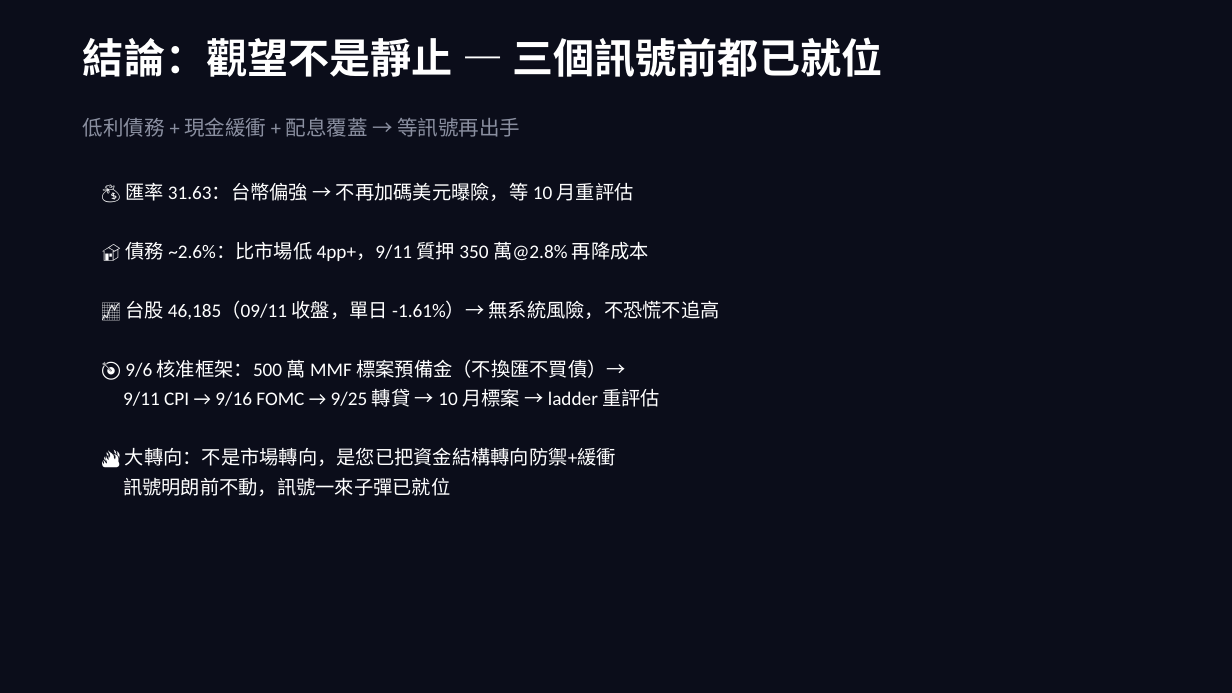
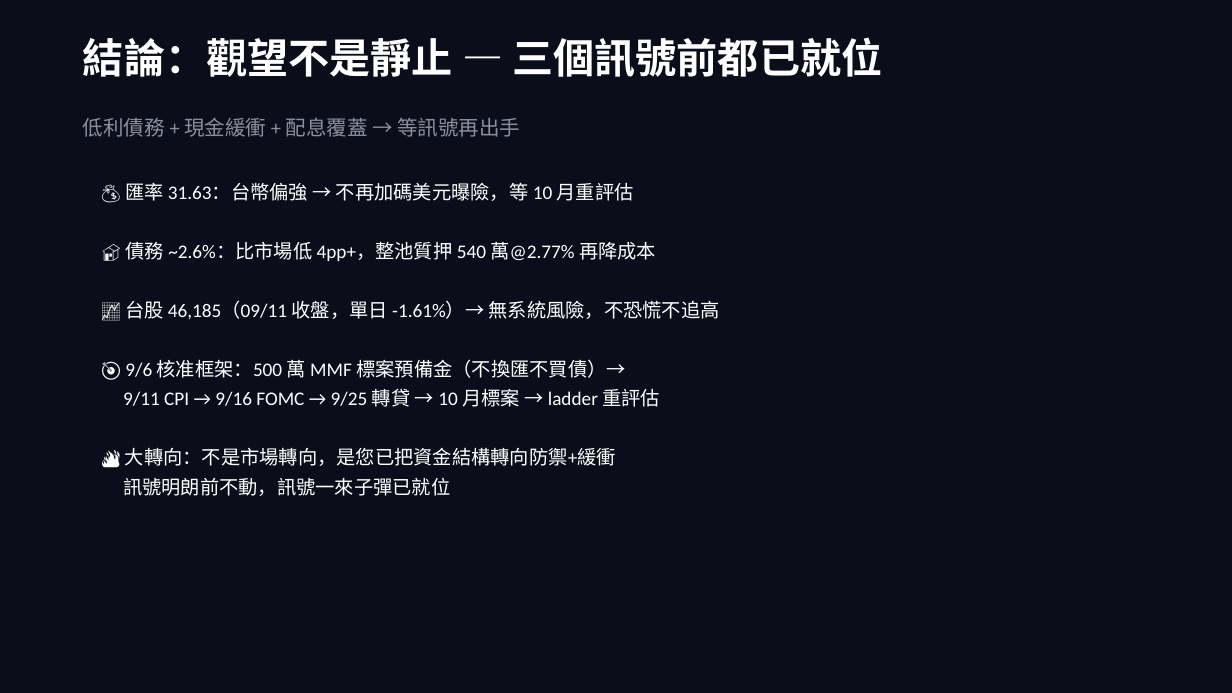
Before and after one commit to b0988321088/longjiu-dashboard-2, a slide deck: slide 11 of 大轉向資產配置策略_final.pptx. Drawn at 1232x693 pixels with LibreOffice and Linux fonts; fonts in the diff are those of the drawing. Boxes give left, top, right and bottom in pixels: in the first picture for what was removed or moved away, otherwise in the second. Text is boxed around its words. In the diff, an @@ line names an element or a change of style, - is before the commit and + after.

Commit message:
auto: 大轉向簡報週更（pptx+html，市場快照 asof 09/11）[skipreview]
僅自動產出檔（非程式變更）：build_final.py + build_refinance_html.py 週更執行結果，11 頁、asof 09/11 即時抓取。

```diff
--- a/大轉向資產配置策略_final.pptx
+++ b/大轉向資產配置策略_final.pptx
@@ text at [125,242,656,261]: text changed @@
-🏠 債務 ~2.6%：比市場低 4pp+，9/11 質押 350 萬@2.8% 再降成本
+🏠 債務 ~2.6%：比市場低 4pp+，整池質押 540 萬@2.77% 再降成本
```
Also in this commit, not shown: 9 other slides changed, 1 other file.
